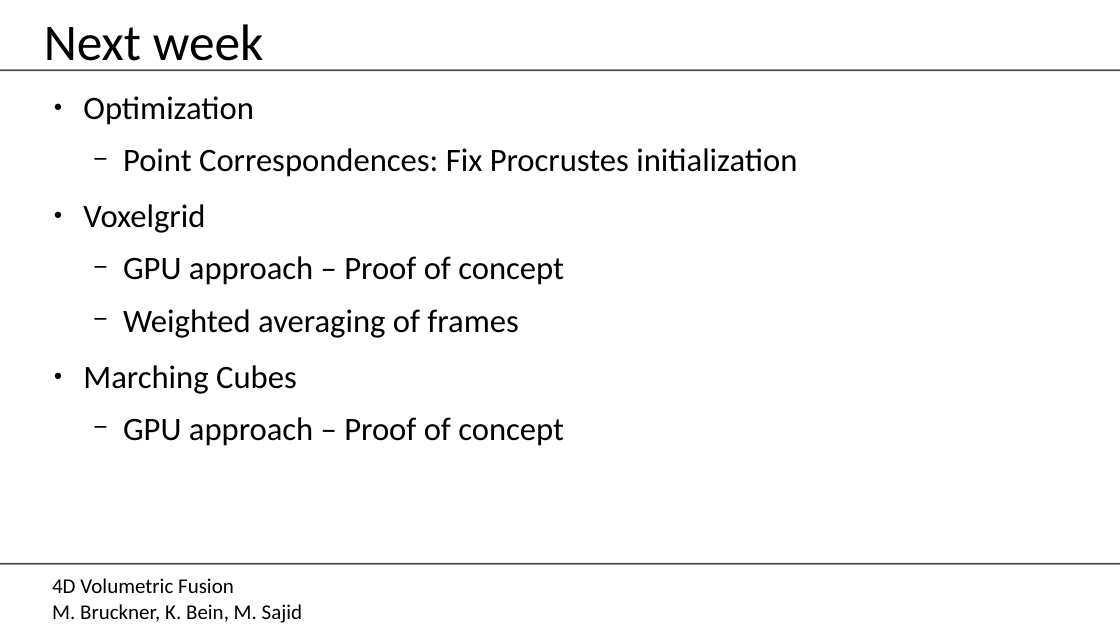
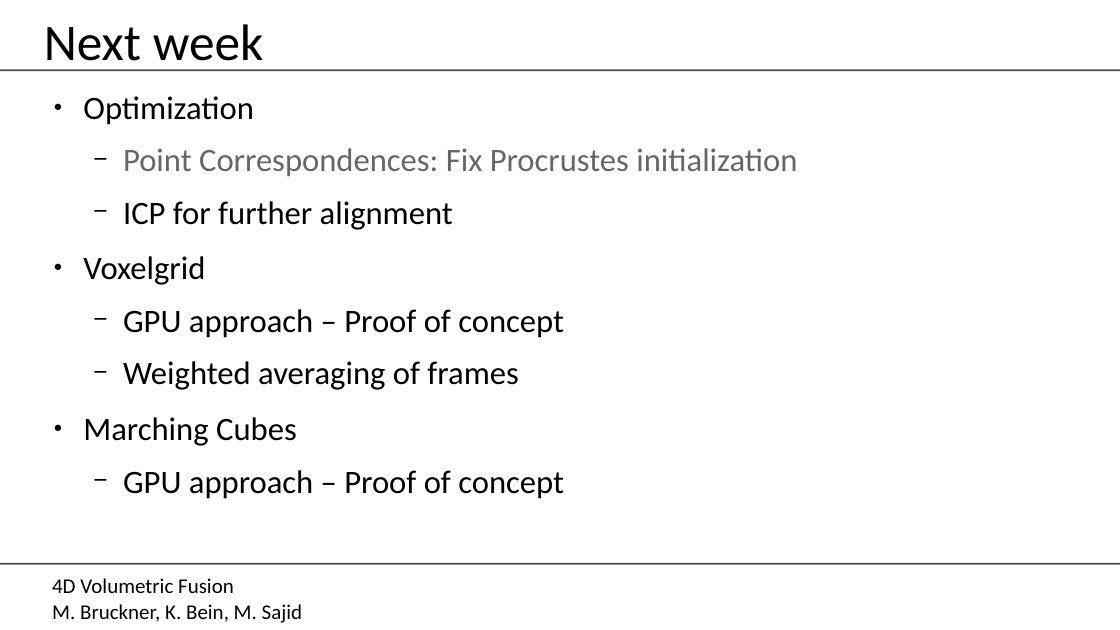
Before and after one commit to MarcelBruckner-TUMProjects/Volumetric-Fusion, a slide deck: slide 3 of Presentations/16.01.2020/presentation.odp. Drawn at 1120x630 pixels with LibreOffice and Linux fonts; fonts in the diff are those of the drawing; background and template pictures are left out. Boxes give left, top, right and bottom in pixels: in the first picture for what was removed or moved away, otherwise in the second. Text is boxed around its words. In the diff, an @@ line names an element or a change of style, - is before the commit and + after.

Commit message:
Updated presentation

```diff
--- a/Presentations/16.01.2020/presentation.odp
+++ b/Presentations/16.01.2020/presentation.odp
@@ text at bbox=[123, 148, 797, 177]: text colour #000000 to #666666 in "Point Correspondences: Fix Procrustes initialization" @@
@@ text at bbox=[123, 201, 453, 230]: paragraph added @@
+  − ICP for further alignment
```
Also in this commit, not shown: 1 other slide changed, 1 slide removed, 3 other files.
